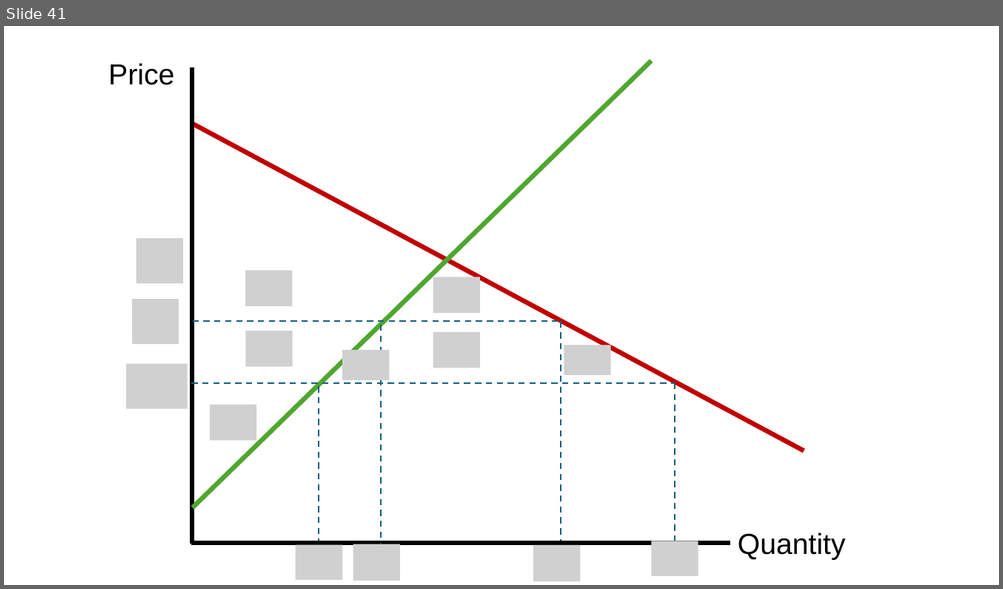
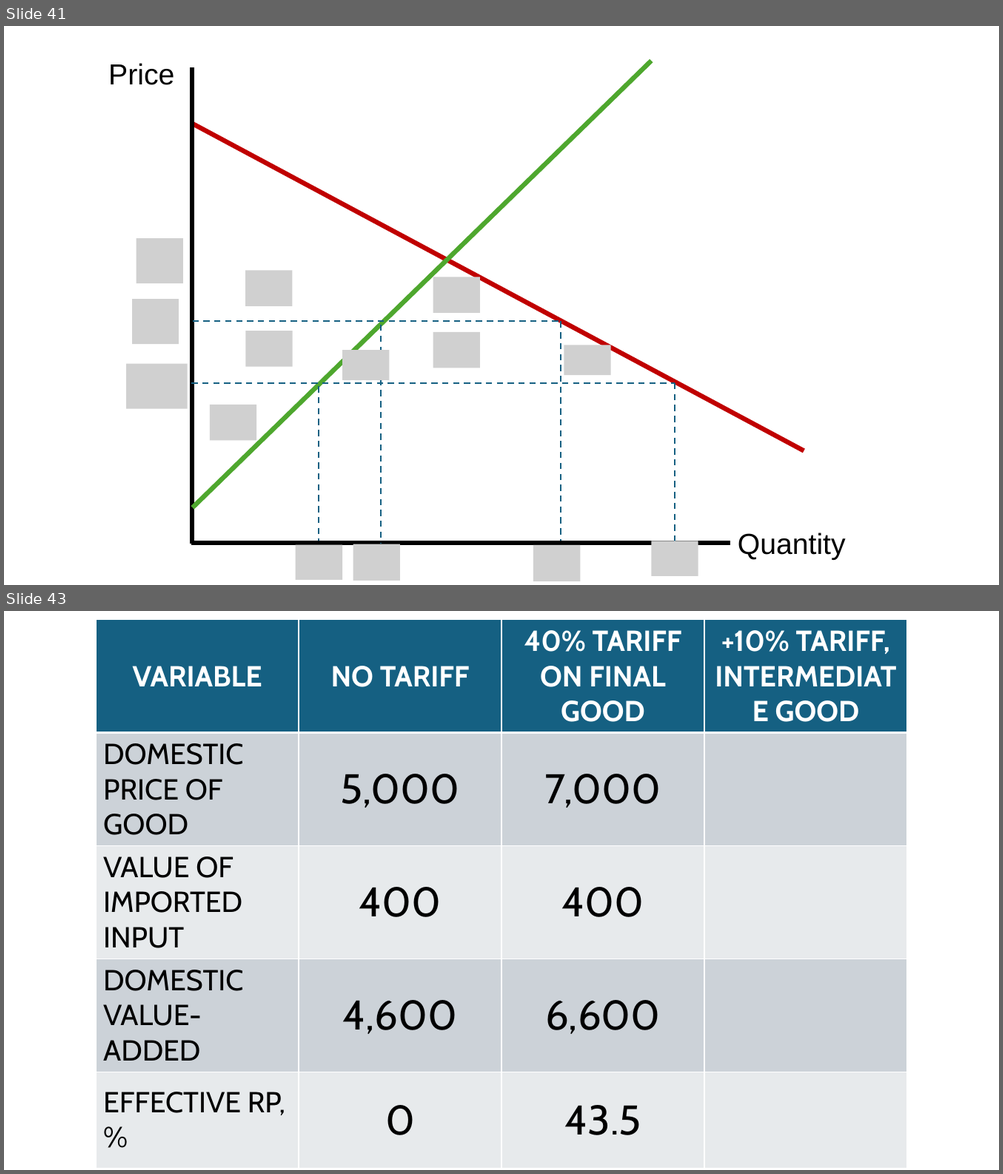
Before and after one commit to jrojas1003/EC-380-Intl-Econ-Issues, a slide deck: Slides/graph-creator.pptx. Shown one above the other, each under a label of ours: slide 41 before the commit, slides 41 and 43 after it; the slides between them are not shown. The pictures are 1003x589 and 1003x1174 pixels, drawn with LibreOffice and Linux fonts; fonts in the diff are those of the drawing; grey boxes stand for pictures. Boxes give left, top, right and bottom in pixels: in the first picture for what was removed or moved away, otherwise in the second. Text is boxed around its words. In the diff, an @@ line names an element or a change of style, - is before the commit and + after.

Commit message:
added tables for protection example

```diff
--- a/Slides/graph-creator.pptx
+++ b/Slides/graph-creator.pptx
@@ slide 43 added at (x1=4, y1=611, x2=999, y2=1170), background #FFFFFF @@
@@ table added at (x1=96, y1=620, x2=908, y2=1139), 5 rows, 4 columns @@
+VARIABLE | NO TARIFF | 40% TARIFF ON FINAL GOOD | +10% TARIFF, INTERMEDIATE GOOD
+DOMESTIC PRICE OF GOOD | 5,000 | 7,000 | 
+VALUE OF IMPORTED INPUT | 400 | 400 | 
+DOMESTIC VALUE-ADDED | 4,600 | 6,600 | 
+EFFECTIVE RP, % | 0 | 43.5 | 
```
Also in this commit, not shown: 3 other slides added.
